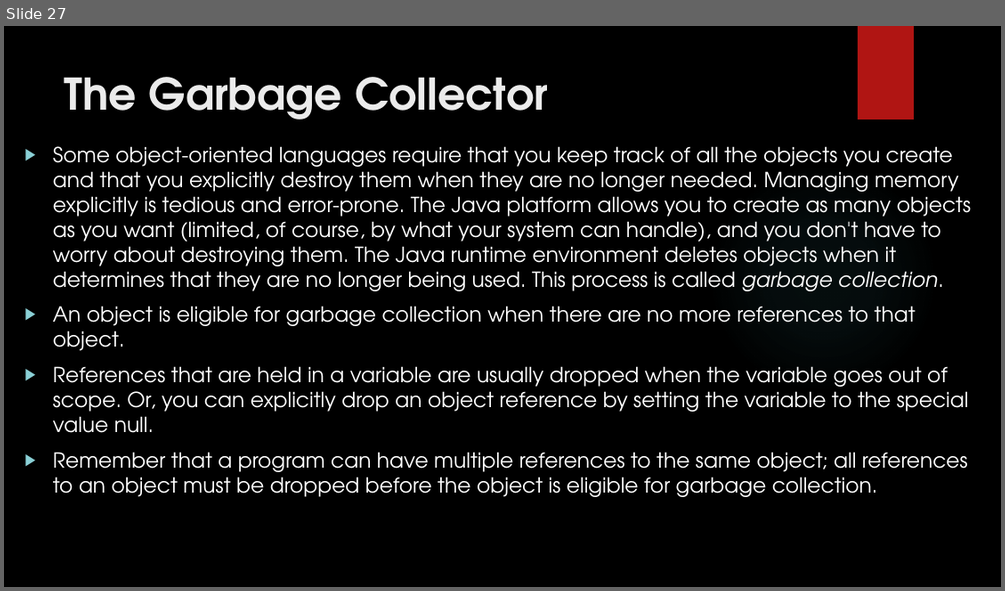
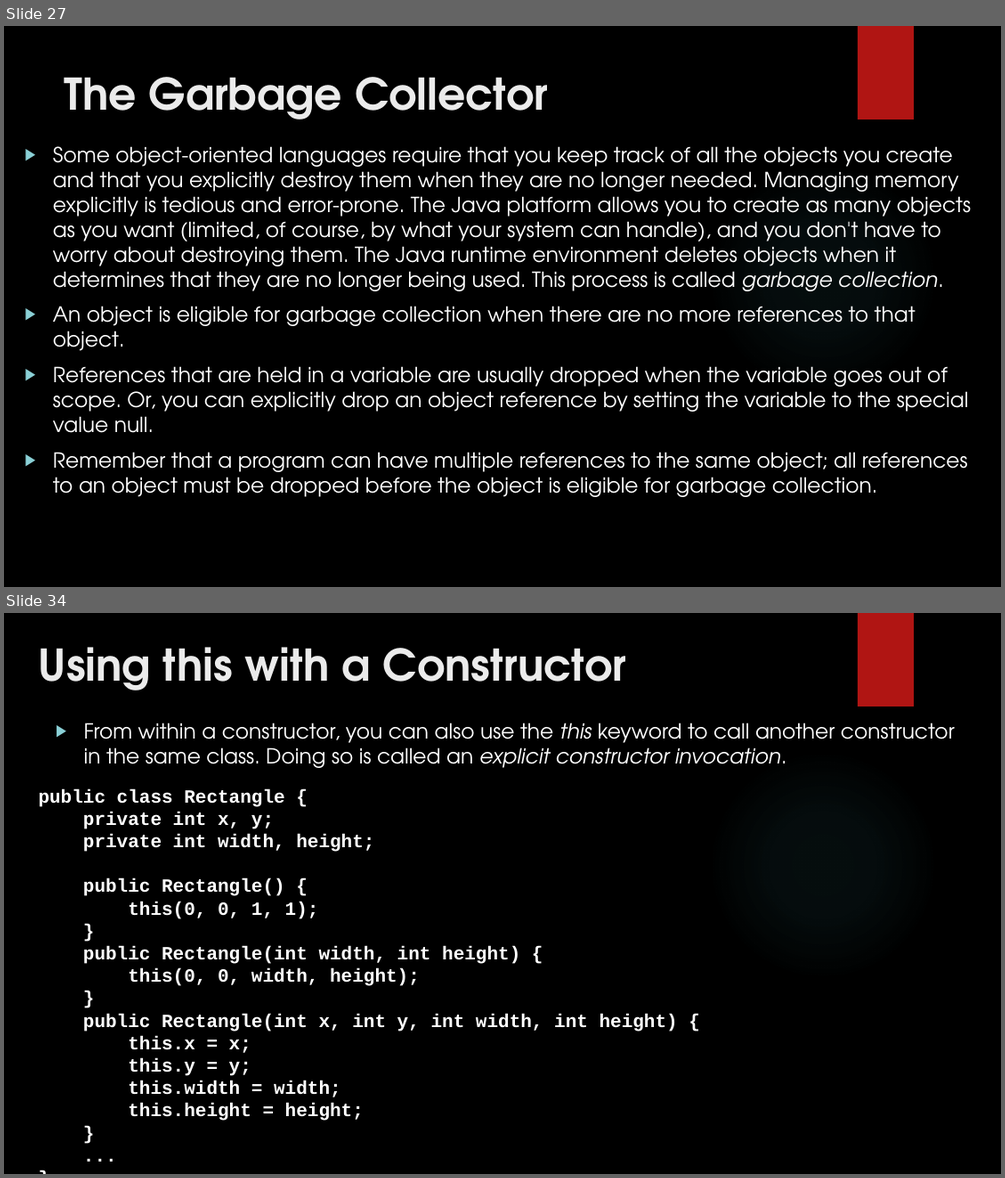
Before and after one commit to sekhar12333/Java_ppts, a slide deck: 04_10_2018/Classes.pptx. Shown one above the other, each under a label of ours: slide 27 before the commit, slides 27 and 34 after it; the slides between them are not shown. The pictures are 1005x591 and 1005x1178 pixels, drawn with LibreOffice and Linux fonts; fonts in the diff are those of the drawing; background and template pictures are left out. Boxes give left, top, right and bottom in pixels: in the first picture for what was removed or moved away, otherwise in the second. Text is boxed around its words. In the diff, an @@ line names an element or a change of style, - is before the commit and + after.

```diff
--- a/04_10_2018/Classes.pptx
+++ b/04_10_2018/Classes.pptx
@@ slide 34 added at [4, 613, 1001, 1174], background picture (left out); not listed: 2 template elements that a slide beside it also shows @@
@@ title added at [39, 647, 626, 690], 42 pt, text #EBEBEB, bold @@
+Using this with a Constructor
@@ text added at [84, 722, 955, 768], 20 pt, text #FFFFFF @@
+▶ From within a constructor, you can also use the this keyword to call another constructor in the same class. Doing so is called an explicit constructor invocation.
@@ text added at [39, 789, 678, 1120], 18 pt, text #FFFFFF, bold @@
+public class Rectangle {
+private int x, y;
+private int width, height;
+public Rectangle() {
+this(0, 0, 1, 1);
+}
+public Rectangle(int width, int height) {
+this(0, 0, width, height);
+}
+public Rectangle(int x, int y, int width, int height) {
+this.x = x;
+this.y = y;
+this.width = width;
+this.height = height;
+}
+...
+}
```
Also in this commit, not shown: 26 other slides added.
